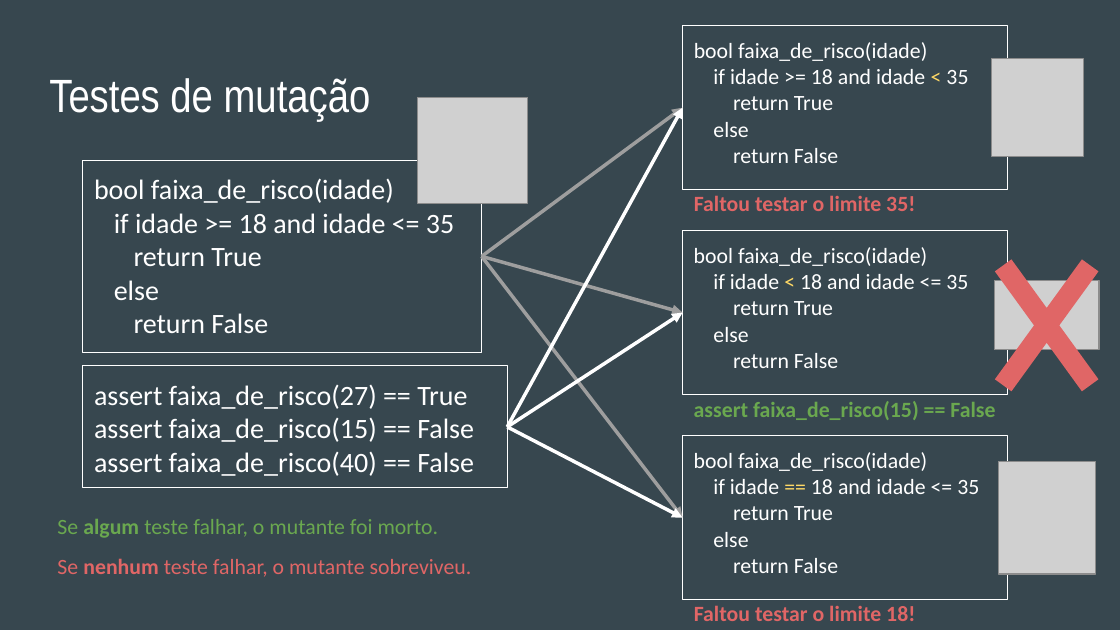
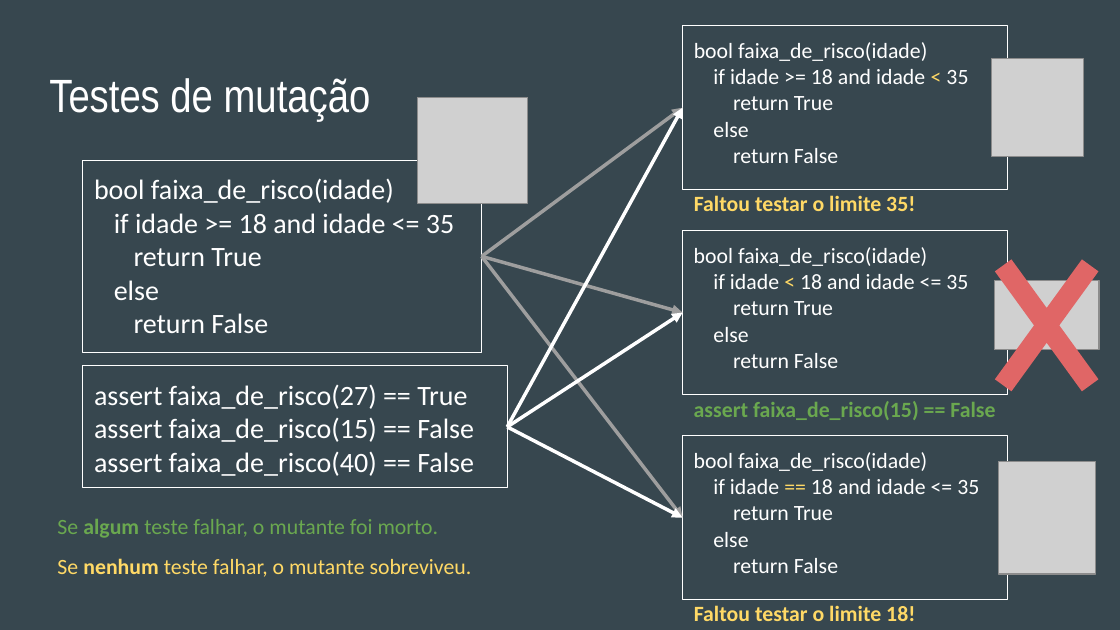
Before and after one commit to DyegoMaas/stryker-net-sample, a slide deck: slide 23 of resources/Testes de Mutação - Tech&Cheers - Dyego.pptx. Drawn at 1120x630 pixels with LibreOffice and Linux fonts; fonts in the diff are those of the drawing; grey boxes stand for pictures. Boxes give left, top, right and bottom in pixels: in the first picture for what was removed or moved away, otherwise in the second. Text is boxed around its words. In the diff, an @@ line names an element or a change of style, - is before the commit and + after.

```diff
--- a/resources/Testes de Mutação - Tech&Cheers - Dyego.pptx
+++ b/resources/Testes de Mutação - Tech&Cheers - Dyego.pptx
@@ text colour #E06666 to #FFD966 in 3 elements at (57, 558, 472, 577), (694, 195, 915, 211), (694, 605, 915, 621) @@
```
Also in this commit, not shown: 3 other slides changed.
